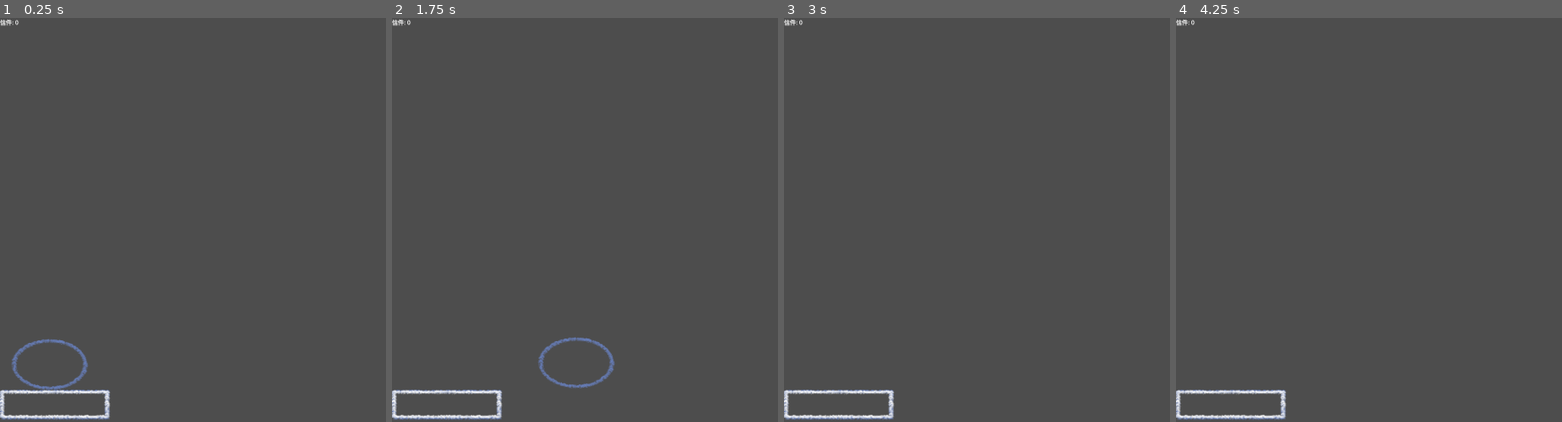
Above: before the commit, frames 1-4 (left to right).
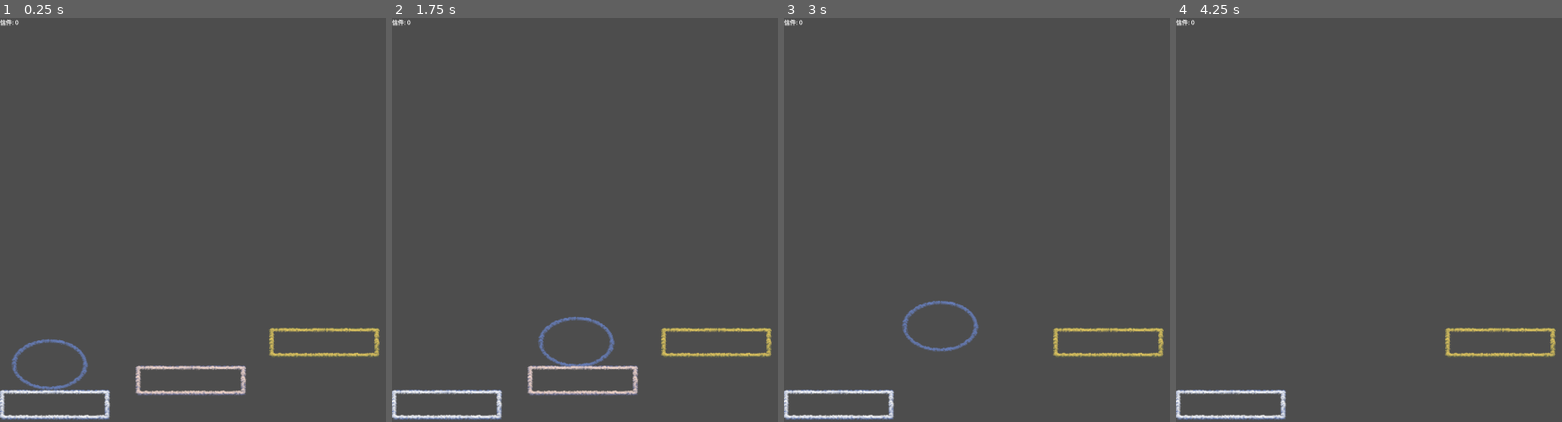
Above: after the commit, the same moments.

Repository: KuthorX/find-the-singer
Game: Godot game, scene res://basic_scene.tscn
Same seed, same stepped clock (60 frames per second), same inputs: the game is played once before the commit and once after it.
Inputs:
- Up to frame 1 (0.25 s): no input
- Up to frame 2 (1.75 s): tap Enter (ui_accept) at 0.5, 0.6, 0.77, 1.07, 1.35, 1.52 s; hold Right (ui_right) from 0.53 s (still down)
- Up to frame 3 (3 s): tap Enter (ui_accept) at 1.82, 2.1, 2.85 s; release Right (ui_right) at 2.03 s; hold Left (ui_left) 2.03-2.78 s; hold Right (ui_right) from 2.78 s (still down)
- Up to frame 4 (4.25 s): keep holding Right (ui_right); tap Enter (ui_accept) at 3.02, 3.32, 3.5, 3.6, 3.77, 4.07 s

The runs differ from the first frame. In frame 1, 1.4% of the frame differs, in the area x 35-99%, y 76-94%; in frame 2, 2.2%, in the area x 35-99%, y 74-94%; in frame 3, 1.1%; in frame 4, 0.6%.

Commit message:
feat: FragileFloor

Diff:
--- a/basic_scene.tscn
+++ b/basic_scene.tscn
@@ -1,8 +1,9 @@
-[gd_scene load_steps=8 format=3 uid="uid://3y1yfirmoqb5"]
+[gd_scene load_steps=12 format=3 uid="uid://3y1yfirmoqb5"]
 
 [ext_resource type="Script" uid="uid://bgyvlelyydjdx" path="res://scripts/Player.gd" id="1_2b24p"]
 [ext_resource type="Texture2D" uid="uid://crcjlyk0hi0iy" path="res://images/tiantian.png" id="2_r6pda"]
 [ext_resource type="Texture2D" uid="uid://dvm63t7ipvhxa" path="res://images/plat.png" id="4_m0p7j"]
+[ext_resource type="Script" uid="uid://c3vq4ujdi8iu2" path="res://scripts/FragileFloor.gd" id="6_5f4ac"]
 [ext_resource type="Script" uid="uid://da82rbkomc52u" path="res://scripts/GameState.gd" id="7_k5p4p"]
 [ext_resource type="Script" uid="uid://cr77jdmq78p1b" path="res://scripts/GUI_LetterBonus.gd" id="8_brn83"]
 
@@ -11,6 +12,15 @@
 
 [sub_resource type="RectangleShape2D" id="RectangleShape2D_r4pny"]
 size = Vector2(281, 71)
+
+[sub_resource type="RectangleShape2D" id="RectangleShape2D_5f4ac"]
+size = Vector2(281, 62)
+
+[sub_resource type="RectangleShape2D" id="RectangleShape2D_2b24p"]
+size = Vector2(276, 62)
+
+[sub_resource type="RectangleShape2D" id="RectangleShape2D_cxlks"]
+size = Vector2(280, 66)
 
 [node name="Node2D" type="Node2D"]
 
@@ -55,3 +65,44 @@
 [node name="CollisionShape2D" type="CollisionShape2D" parent="Floor"]
 position = Vector2(3.5, -2.5)
 shape = SubResource("RectangleShape2D_r4pny")
+
+[node name="BounceFloor" type="StaticBody2D" parent="."]
+position = Vector2(865, 869)
+constant_linear_velocity = Vector2(0, -300)
+
+[node name="Sprite2D" type="Sprite2D" parent="BounceFloor"]
+modulate = Color(0.90646636, 0.79660636, 0.380078, 1)
+texture = ExtResource("4_m0p7j")
+
+[node name="CollisionShape2D" type="CollisionShape2D" parent="BounceFloor"]
+position = Vector2(2.5, -2)
+shape = SubResource("RectangleShape2D_5f4ac")
+
+[node name="FragileFloor" type="Area2D" parent="."]
+position = Vector2(508, 970)
+script = ExtResource("6_5f4ac")
+
+[node name="StaticBody2D" type="StaticBody2D" parent="FragileFloor"]
+
+[node name="CollisionShape2D" type="CollisionShape2D" parent="FragileFloor/StaticBody2D"]
+position = Vector2(3, -2)
+shape = SubResource("RectangleShape2D_2b24p")
+
+[node name="Sprite2D" type="Sprite2D" parent="FragileFloor"]
+modulate = Color(0.9859453, 0.8676859, 0.8142594, 1)
+texture = ExtResource("4_m0p7j")
+
+[node name="CollisionShape2D" type="CollisionShape2D" parent="FragileFloor"]
+position = Vector2(3, -2)
+shape = SubResource("RectangleShape2D_cxlks")
+
+[node name="DisappearTimer" type="Timer" parent="FragileFloor"]
+one_shot = true
+ignore_time_scale = true
+
+[node name="AppearTimer" type="Timer" parent="FragileFloor"]
+wait_time = 3.0
+
+[connection signal="body_entered" from="FragileFloor" to="FragileFloor" method="_on_body_entered"]
+[connection signal="timeout" from="FragileFloor/DisappearTimer" to="FragileFloor" method="_on_disappear_timer_timeout"]
+[connection signal="timeout" from="FragileFloor/AppearTimer" to="FragileFloor" method="_on_appear_timer_timeout"]
--- a/scripts/ChalkPlat.gd
+++ /dev/null
@@ -1,24 +0,0 @@
-extends RigidBody2D
-
-# Note: This script requires two Timer nodes as children: "FadeTimer" and "RespawnTimer".
-# Connect the 'timeout' signal of both timers to the corresponding functions in this script.
-# Connect the 'body_entered' signal of the RigidBody2D to the '_on_body_entered' function.
-
-@onready var collision_shape = $CollisionShape2D
-@onready var fade_timer = $FadeTimer
-@onready var respawn_timer = $RespawnTimer
-
-func _on_body_entered(body):
-	if body.is_in_group("player"):
-		fade_timer.start()
-
-func _on_fade_timer_timeout():
-	# Disappear
-	collision_shape.disabled = true
-	visible = false
-	respawn_timer.start()
-
-func _on_respawn_timer_timeout():
-	# Reappear
-	collision_shape.disabled = false
-	visible = true
--- a/scripts/EraserPlat.gd
+++ /dev/null
@@ -1,8 +0,0 @@
-extends RigidBody2D
-
-# Note: Connect the 'body_entered' signal of the RigidBody2D to the '_on_body_entered' function in the Godot editor.
-@export var bounce_power = -600.0
-
-func _on_body_entered(body):
-	if body.is_in_group("player"):
-		body.velocity.y = bounce_power
--- /dev/null
+++ b/scripts/FragileFloor.gd
@@ -0,0 +1,19 @@
+extends Area2D
+
+
+func _on_body_entered(body: Node2D) -> void:
+	if body.has_method("is_player"):
+		$DisappearTimer.start()
+
+func _on_disappear_timer_timeout() -> void:
+	visible = false
+	set_process(false)
+	set_physics_process(false)
+	get_node("StaticBody2D/CollisionShape2D").set_deferred("disabled", true)
+	$AppearTimer.start()
+
+func _on_appear_timer_timeout() -> void:
+	visible = true
+	set_process(true)
+	set_physics_process(true)
+	get_node("StaticBody2D/CollisionShape2D").set_deferred("disabled", false)
--- a/scripts/PenPlat.gd
+++ /dev/null
@@ -1 +0,0 @@
-extends RigidBody2D
--- a/scripts/Player.gd
+++ b/scripts/Player.gd
@@ -4,8 +4,13 @@
 @export var ACCEL_SPEED = 600.0
 @export var JUMP_VELOCITY = -400.0
 
+var has_jump_before_on_floor = false
+
 # Get the gravity from the project settings to be synced with RigidBody nodes.
 var gravity = ProjectSettings.get_setting("physics/2d/default_gravity")
+
+func is_player():
+	pass
 
 func _physics_process(delta):
 	# Add the gravity.
@@ -13,10 +18,14 @@
 		print("not is_on_floor")
 		velocity.y += gravity * delta
 
+	if is_on_floor():
+		has_jump_before_on_floor = false
+
 	# Handle jump.
-	if Input.is_action_just_pressed("ui_accept") and is_on_floor():
+	if Input.is_action_just_pressed("ui_accept") and not has_jump_before_on_floor:
 		print("is_on_floor and jump")
 		velocity.y = JUMP_VELOCITY
+		has_jump_before_on_floor = true
 
 	# Get the input direction and handle the movement/deceleration.
 	# As good practice, you should replace UI actions with custom gameplay actions.
--- a/scripts/QuillPlat.gd
+++ /dev/null
@@ -1 +0,0 @@
-extends RigidBody2D
Not shown, removed: scripts/ChalkPlat.gd.uid
Not shown, removed: scripts/EraserPlat.gd.uid
Not shown, added: scripts/FragileFloor.gd.uid
Not shown, removed: scripts/PenPlat.gd.uid
Not shown, removed: scripts/QuillPlat.gd.uid
